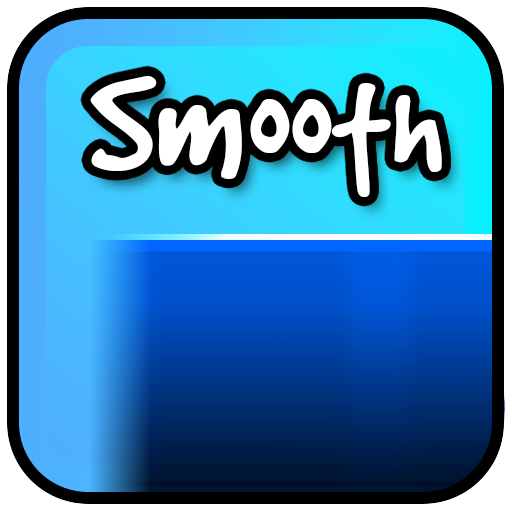
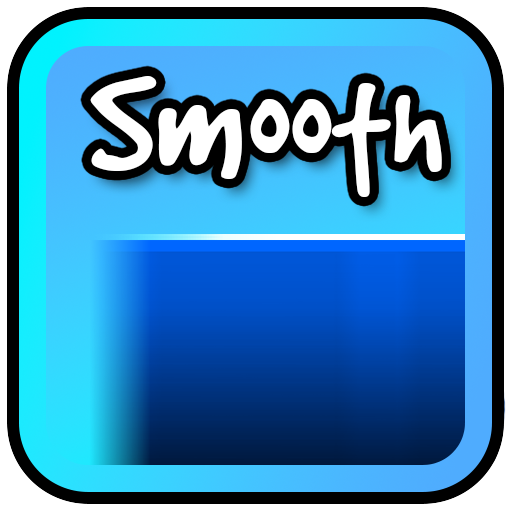
Before/after of a 512px x 512px layered artwork. What changed in the layer stack:
added layer "background copy" above "Layer 1" over [19, 19, 492, 492]
painted on "background" over [19, 19, 492, 492]